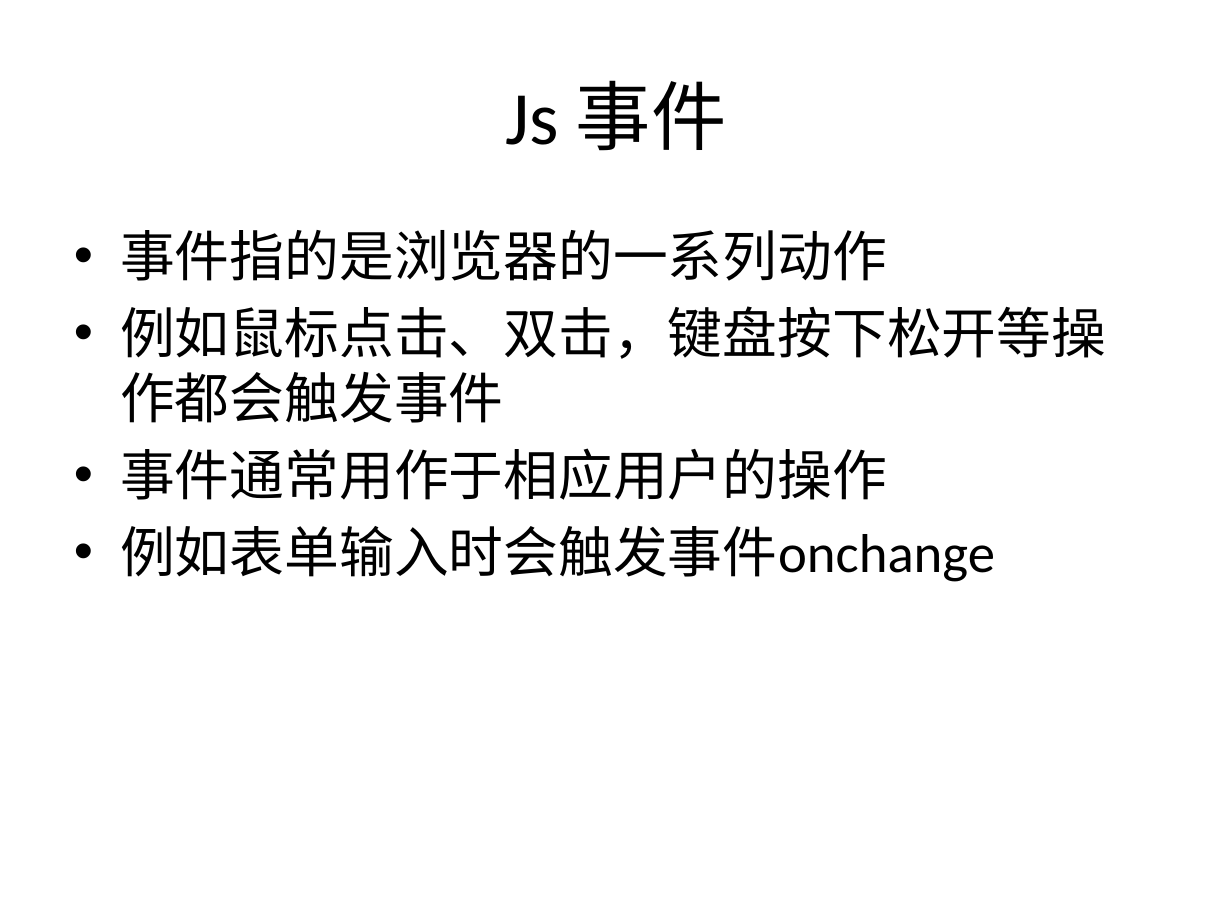
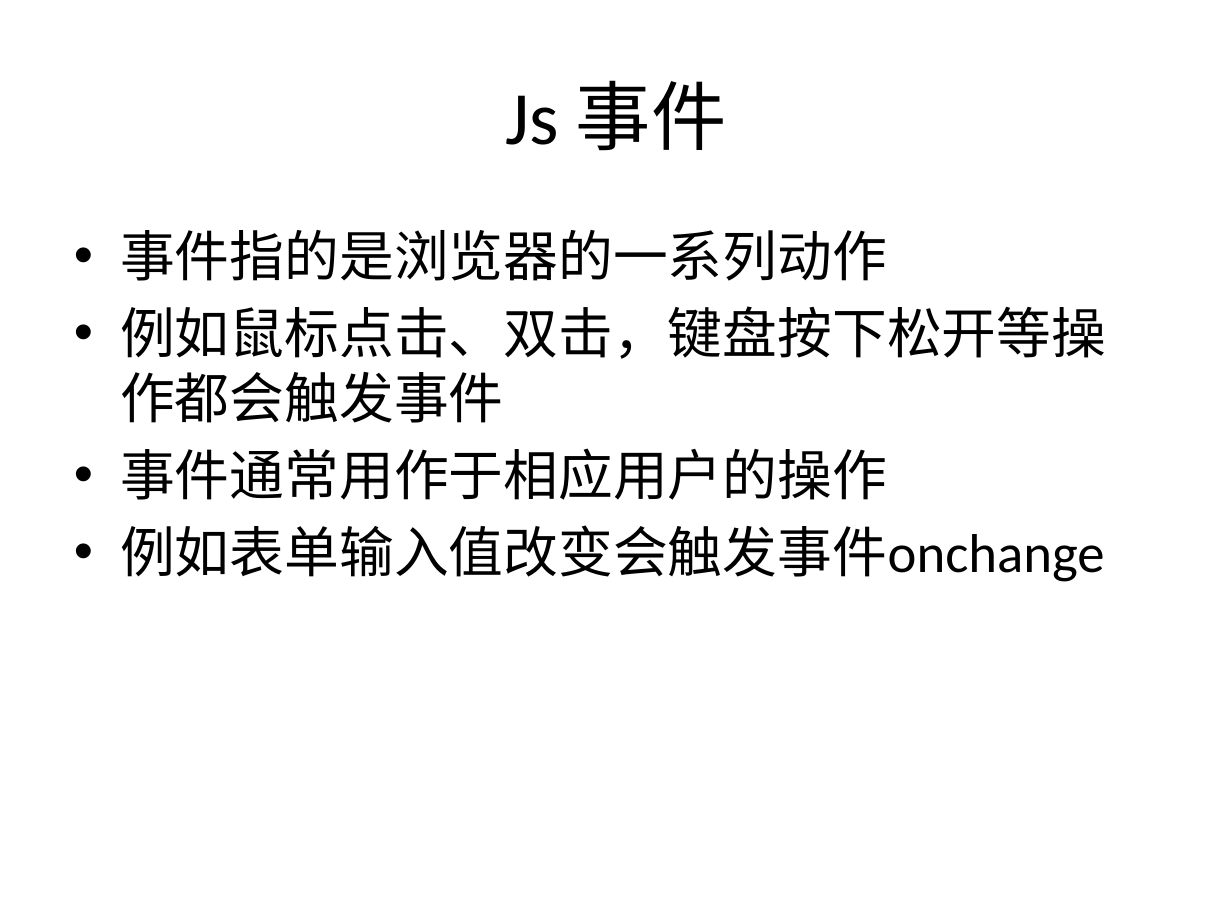
Before and after one commit to zhan3333/html-css-js-example, a slide deck: slide 10 of ppt/html-css-js.pptx. Drawn at 1232x924 pixels with LibreOffice and Linux fonts; fonts in the diff are those of the drawing. Boxes give left, top, right and bottom in pixels: in the first picture for what was removed or moved away, otherwise in the second. Text is boxed around its words. In the diff, an @@ line names an element or a change of style, - is before the commit and + after.

```diff
--- a/ppt/html-css-js.pptx
+++ b/ppt/html-css-js.pptx
@@ text at bbox=[120, 525, 1105, 582]: text changed @@
-• 例如表单输入时会触发事件onchange
+• 例如表单输入值改变会触发事件onchange
```
Also in this commit, not shown: 2 other files.
